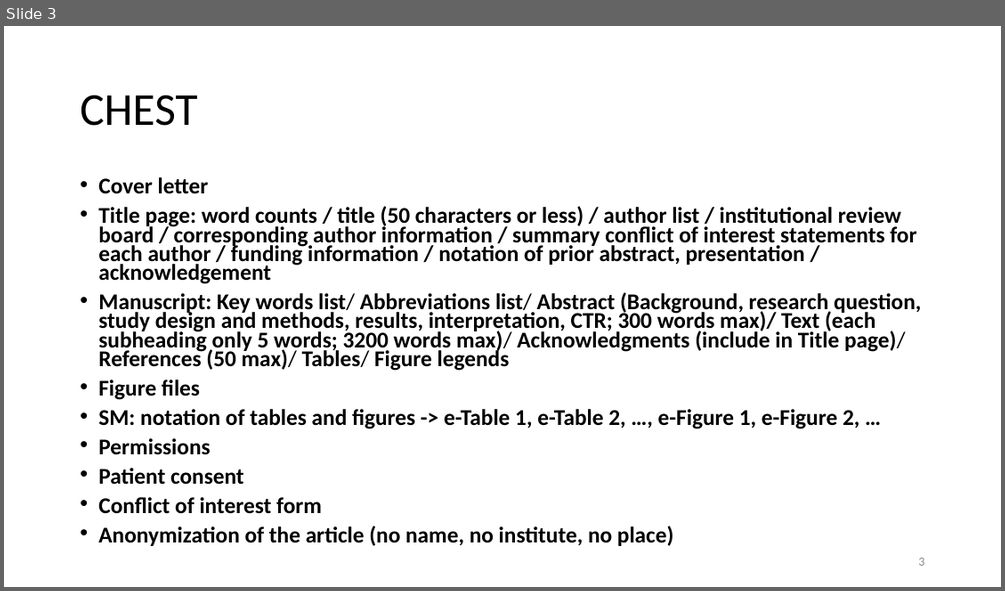
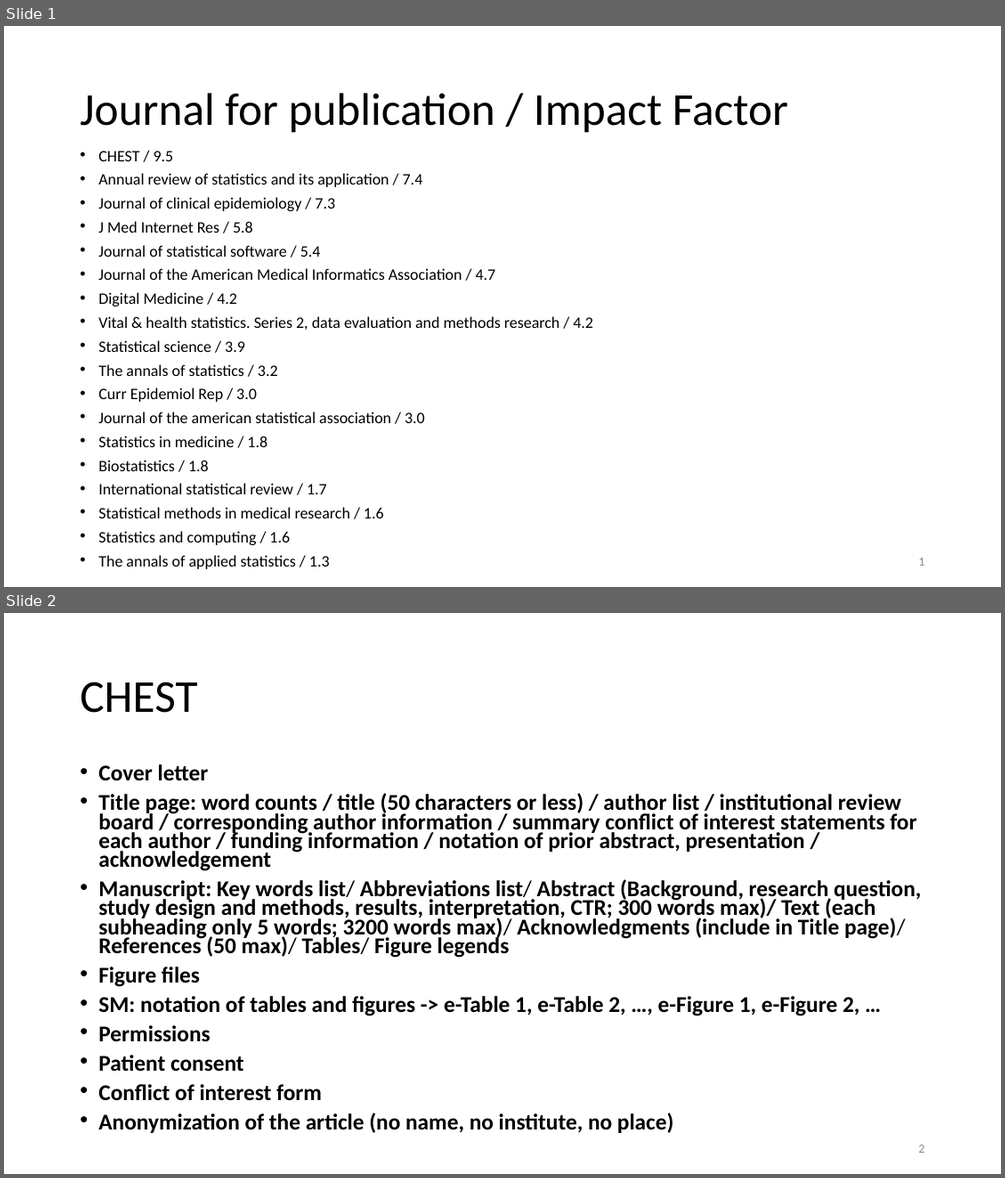
Before and after one commit to HP2-data/methodo_longitudinal_data, a slide deck: Documents/Journaux_indications.pptx. Shown one above the other, each under a label of ours: slide 3 before the commit, slides 1 and 2 after it. The pictures are 1005x591 and 1005x1178 pixels, drawn with LibreOffice and Linux fonts; fonts in the diff are those of the drawing. Boxes give left, top, right and bottom in pixels: in the first picture for what was removed or moved away, otherwise in the second. Text is boxed around its words. In the diff, an @@ line names an element or a change of style, - is before the commit and + after.

Commit message:
Journal ideas for publication

```diff
--- a/Documents/Journaux_indications.pptx
+++ b/Documents/Journaux_indications.pptx
@@ slide 1 added at [4, 26, 1001, 587], background #FFFFFF @@
@@ title added at [80, 93, 788, 133], 44 pt, text #000000 @@
+Journal for publication / Impact Factor
@@ text added at [98, 151, 593, 569], 15.4 pt, text #000000 @@
+• CHEST / 9.5
+• Annual review of statistics and its application / 7.4
+• Journal of clinical epidemiology / 7.3
+• J Med Internet Res / 5.8
+• Journal of statistical software / 5.4
+• Journal of the American Medical Informatics Association / 4.7
+• Digital Medicine / 4.2
+• Vital & health statistics. Series 2, data evaluation and methods research / 4.2
+• Statistical science / 3.9
+• The annals of statistics / 3.2
+• Curr Epidemiol Rep / 3.0
+• Journal of the american statistical association / 3.0
+• Statistics in medicine / 1.8
+• Biostatistics / 1.8
+• International statistical review / 1.7
+• Statistical methods in medical research / 1.6
+• Statistics and computing / 1.6
+• The annals of applied statistics / 1.3
@@ page number added at [918, 557, 924, 565], 12 pt, text #8C8C8C @@
+1
@@ what was slide 3 is now slide 2 @@
```
Also in this commit, not shown: 1 slide removed.
